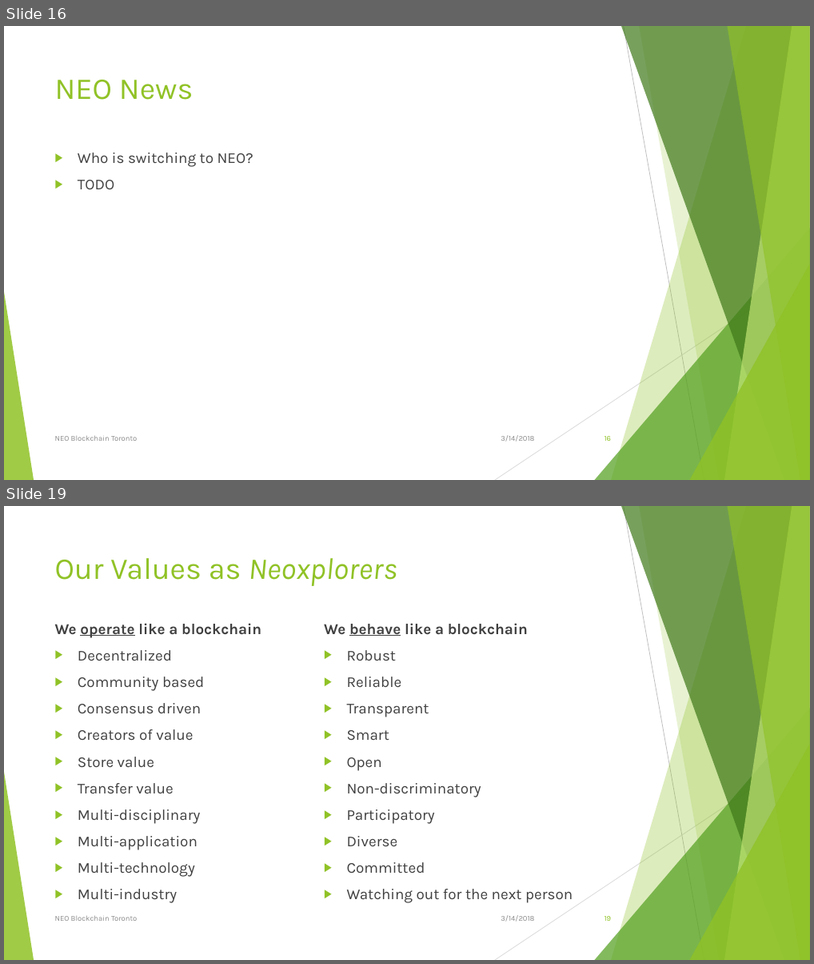
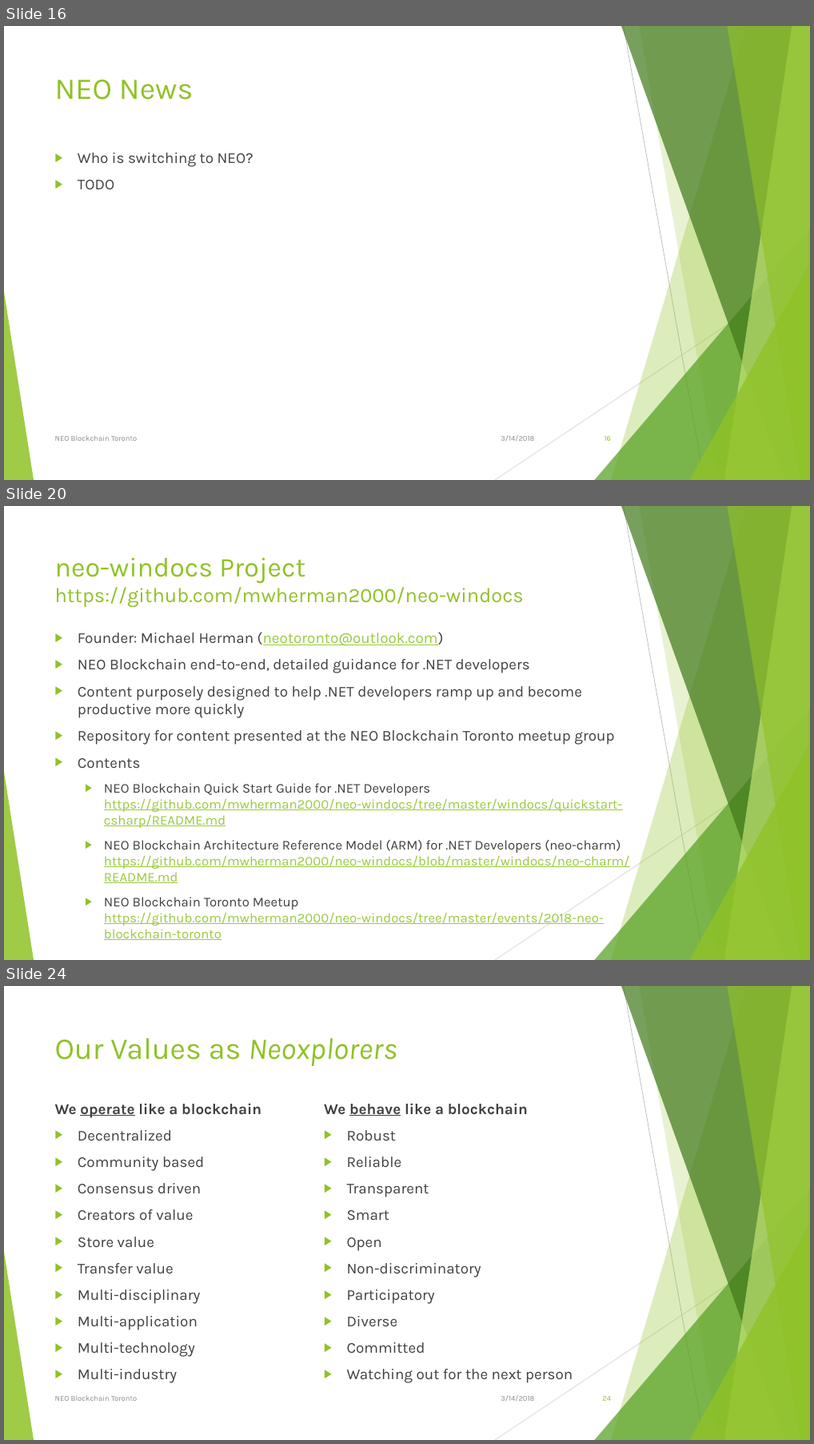
Before and after one commit to mwherman2000/neo-windocs, a slide deck: events/2018-neo-blockchain-toronto/NEO Blockchain-Toronto-20180314 Meetup.pptx. Shown one above the other, each under a label of ours: slides 16 and 19 before the commit, slides 16, 20 and 24 after it; the slides between them are not shown. The pictures are 814x964 and 814x1444 pixels, drawn with LibreOffice and Linux fonts; fonts in the diff are those of the drawing. Boxes give left, top, right and bottom in pixels: in the first picture for what was removed or moved away, otherwise in the second. Text is boxed around its words. In the diff, an @@ line names an element or a change of style, - is before the commit and + after.

```diff
--- a/events/2018-neo-blockchain-toronto/NEO Blockchain-Toronto-20180314 Meetup.pptx
+++ b/events/2018-neo-blockchain-toronto/NEO Blockchain-Toronto-20180314 Meetup.pptx
@@ slide 20 added at [4, 506, 810, 960], background #FFFFFF; not listed: 10 template elements that a slide beside it also shows @@
@@ title added at [55, 557, 524, 607], 24.3 pt, text #90C226 @@
+neo-windocs Project
+https://github.com/mwherman2000/neo-windocs
@@ text added at [78, 632, 630, 940], 16 pt, text #404040 @@
+▶ Founder: Michael Herman (neotoronto@outlook.com)
+▶ NEO Blockchain end-to-end, detailed guidance for .NET developers
+▶ Content purposely designed to help .NET developers ramp up and become productive more quickly
+▶ Repository for content presented at the NEO Blockchain Toronto meetup group
+▶ Contents
+  ▶ NEO Blockchain Quick Start Guide for .NET Developers
+    https://github.com/mwherman2000/neo-windocs/tree/master/windocs/quickstart-csharp/README.md
+  ▶ NEO Blockchain Architecture Reference Model (ARM) for .NET Developers (neo-charm)
+    https://github.com/mwherman2000/neo-windocs/blob/master/windocs/neo-charm/README.md
+  ▶ NEO Blockchain Toronto Meetup
+    https://github.com/mwherman2000/neo-windocs/tree/master/events/2018-neo-blockchain-toronto
@@ what was slide 19 is now slide 24 @@
@@ page number at [602, 1396, 611, 1400]: text changed @@
-19
+24
```
Also in this commit, not shown: 3 slides changed, 4 other slides added, 7 other files.
